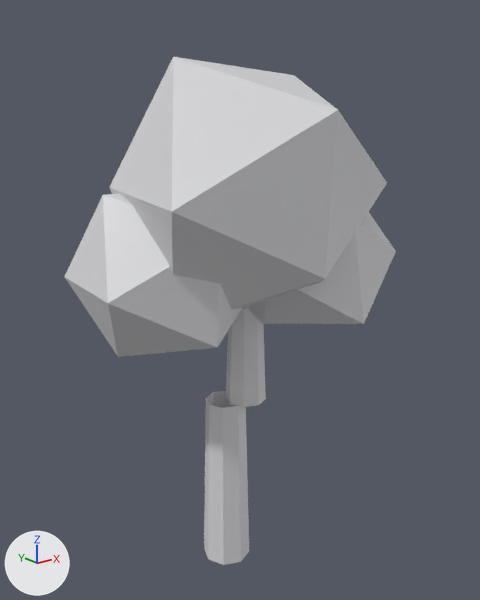
The FBX model Assets/_Duskborn/Art/Models/Tree_Birch.fbx: old version first, new version second.
Camera for both pictures: a camera (50 mm lens) standing at (-3.29, -4.32, 4.22) and looking at (0.12, -0.06, 2.52). Arrows for +X, +Y and +Z are at lower left; the lights stay in place. The first picture is the older version. Where no turn or scale is listed for an object, it has been applied to the vertices. Vertices at exactly the same position are counted once.

In view in the first picture: 'TreeBirch'.
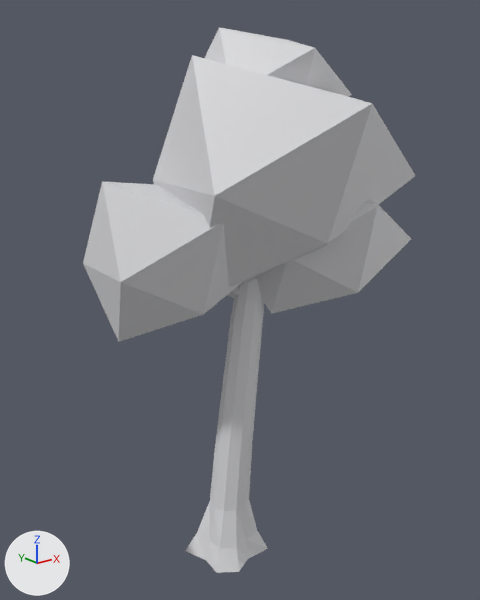
Location of each change, [x1, y1, x2, y2] in pixels of the pictures (480 x 600 px):
'TreeBirch', reshaped (7% taller)
    before: [65, 57, 396, 565]
    after: [83, 27, 415, 573]
part 1 of me_treebirch, rebuilt
    before: [204, 391, 249, 565]
    after: [185, 278, 268, 573]
part 2 of me_treebirch, rebuilt (8% shorter)
    before: [109, 57, 387, 310]
    after: [153, 55, 415, 287]
part 3 of me_treebirch, rebuilt (11% narrower)
    before: [65, 194, 242, 357]
    after: [83, 182, 241, 342]
part 4 of me_treebirch, rebuilt
    before: [248, 212, 396, 324]
    after: [256, 200, 411, 314]
part 5 of me_treebirch, reshaped
    before: [226, 308, 266, 407]
    after: [205, 27, 352, 299]

Edits to the bpy script that builds the scene:
```text
Change me_treebirch:
    used by ob_treebirch; location = (0.0, 0.0, 0.0)
    remove me_treebirch.from_pydata(...)  # 68 vertices, 92 faces; spans x -1.22..1.29, y -1.13..1.0, z 0.0..4.46
    add me_treebirch.from_pydata(...)  # 153 vertices, 254 faces; spans x -1.05..1.43, y -1.28..1.05, z 0.0..4.67
    me_treebirch part 1: the loose piece of 16 vertices spanning x -0.22..0.22, y -0.22..0.22, z 0.0..1.6 is rebuilt with 81 vertices and now spans x -0.32..0.35, y -0.32..0.32, z 0.0..3.3
    me_treebirch part 2: the loose piece of 12 vertices spanning x -1.02..1.13, y -1.13..0.8, z 2.43..4.46 is rebuilt with 12 vertices and now spans x -0.61..1.37, y -1.28..0.89, z 2.64..4.47
    me_treebirch part 3: the loose piece of 12 vertices spanning x -1.22..0.23, y -0.62..1.0, z 2.18..3.49 is rebuilt with 12 vertices and now spans x -1.05..0.3, y -0.63..1.05, z 2.3..3.58
    me_treebirch part 4: the loose piece of 12 vertices spanning x -0.2..1.29, y -1.07..0.38, z 2.22..3.58 is rebuilt with 12 vertices and now spans x 0.06..1.43, y -1.05..0.43, z 2.43..3.59
    me_treebirch part 5
    16 vertices are removed from x -0.03..0.33, y -0.28..0.08, z 1.6..2.9
    16 faces are deleted
    36 vertices are added at x -0.37..0.89, y -0.77..0.47, z 2.49..4.67
    44 new faces join them
```
